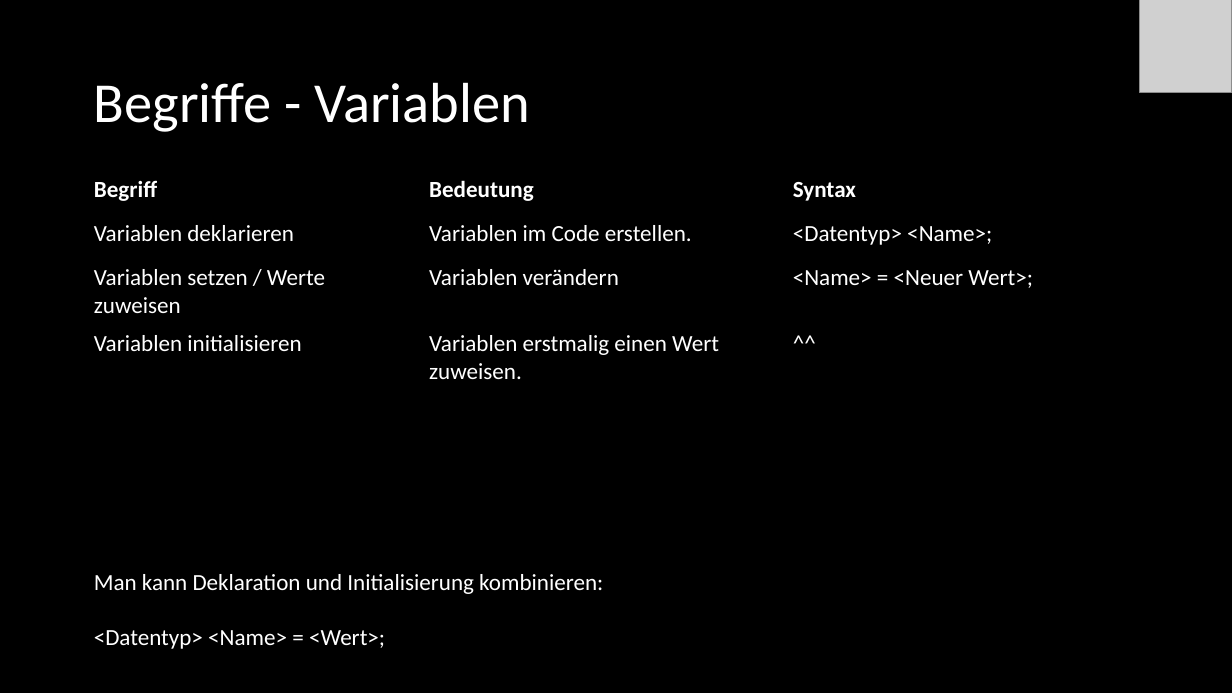
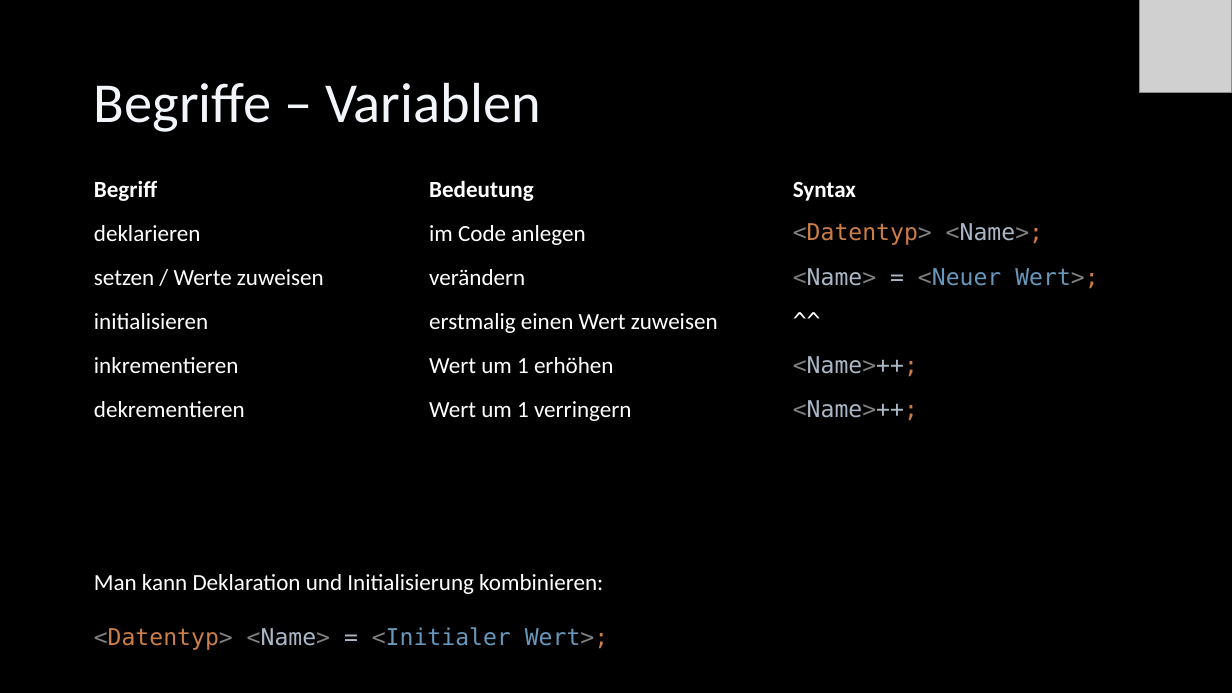
Before and after one commit to Cactusroot/Java, a slide deck: slide 8 of src/Java.pptx. Drawn at 1232x693 pixels with LibreOffice and Linux fonts; fonts in the diff are those of the drawing; grey boxes stand for pictures. Boxes give left, top, right and bottom in pixels: in the first picture for what was removed or moved away, otherwise in the second. Text is boxed around its words. In the diff, an @@ line names an element or a change of style, - is before the commit and + after.

```diff
--- a/src/Java.pptx
+++ b/src/Java.pptx
@@ title at [94,82,541,132]: text changed; text colour #FFFFFF to #F2F5FA @@
-Begriffe - Variablen
+Begriffe – Variablen
@@ table at [85,171,1149,457] @@
-row 2: Variablen deklarieren | Variablen im Code erstellen. | <Datentyp> <Name>;
-row 3: Variablen setzen / Werte zuweisen | Variablen verändern | <Name> = <Neuer Wert>;
-row 4: Variablen initialisieren | Variablen erstmalig einen Wert zuweisen. | ^^
+row 2: deklarieren | im Code anlegen | <Datentyp> <Name>;
+row 3: setzen / Werte zuweisen | verändern | <Name> = <Neuer Wert>;
+row 4: initialisieren | erstmalig einen Wert zuweisen | ^^
+row 5: inkrementieren | Wert um 1 erhöhen | <Name>++;
+row 6: dekrementieren | Wert um 1 verringern | <Name>++;
@@ text at [94,627,608,650]: text changed; font Calibri to DejaVu Sans Mono; text colour #FFFFFF to #6897BB @@
-<Datentyp> <Name> = <Wert>;
+<Datentyp> <Name> = <Initialer Wert>;
```
Also in this commit, not shown: 75 other slides changed, 3 slides added, 1 slide removed.
